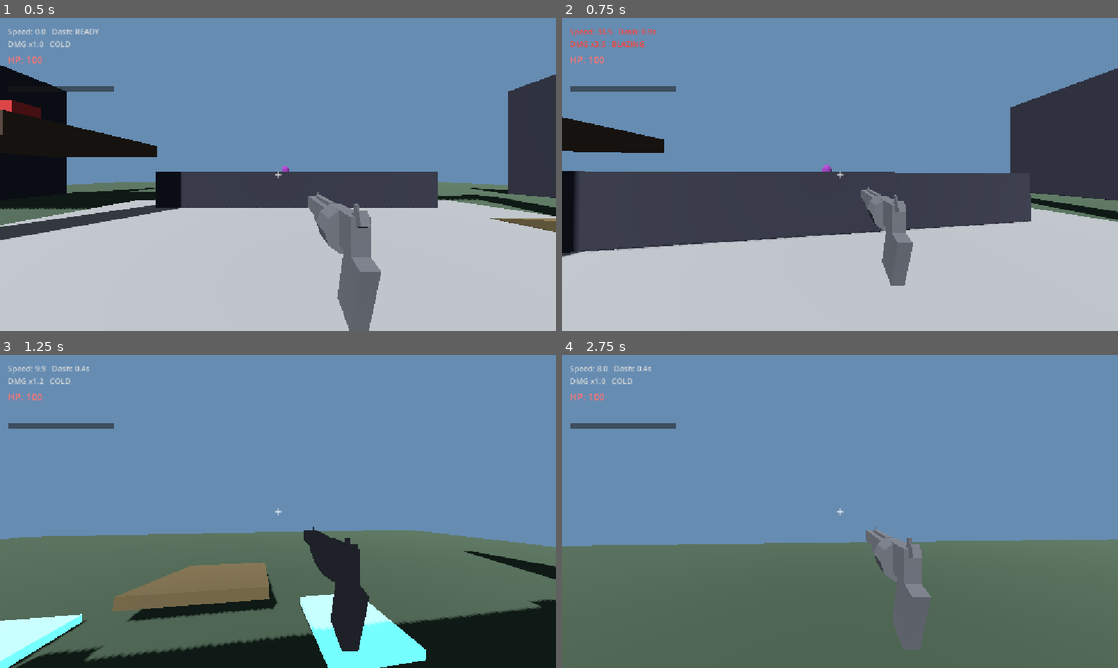
Above: before the commit, frames 1-4 (two rows, left to right).
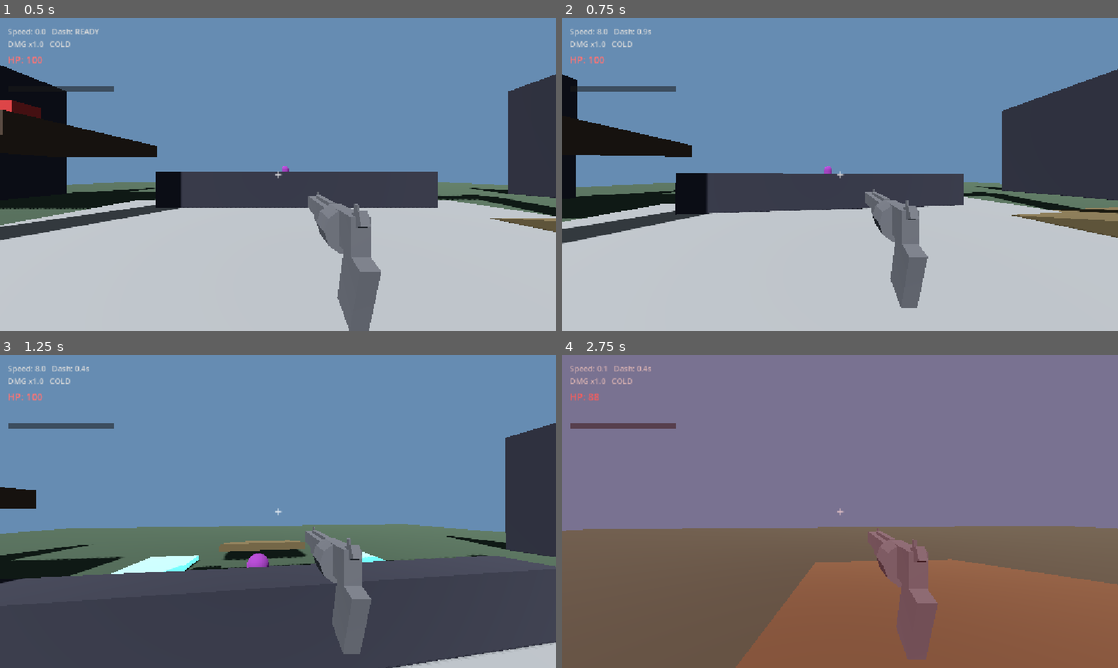
Above: after the commit, the same moments.

Repository: ahmedN535/ROTGUT
Game: Godot game, scene res://levels/test_arena.tscn
Two runs of this game, one before a commit and one after it. Both use one fixed random seed, a clock stepped at 60 frames per second and the inputs below.
Inputs (mouse positions are in pixels of both pictures, inside the frame that each line leads up to):
- Up to frame 1 (0.5 s): no input
- Up to frame 2 (0.75 s): move the mouse to (867, 174) at 0.52 s; hold W (move_forward) from 0.53 s (still down); tap Shift (dash) at 0.6 s
- Up to frame 3 (1.25 s): keep holding W (move_forward); tap Space (jump) at 0.77 s
- Up to frame 4 (2.75 s): keep holding W (move_forward); move the mouse to (812, 511) at 1.27 s; tap Ctrl (crouch) at 1.35 s; tap Space (jump) at 1.52 s; tap Shift (dash) at 1.55, 2.1 s; move the mouse to (851, 505) at 2.02 s

Frame 1 is identical in both runs. In frame 2, 15% of the frame differs, in the area x 0-100%, y 3-93%; in frame 3, 42%; in frame 4, 79%, in the area x 0-100%, y 0-100%.

Commit message:
reworked dash

Diff:
--- a/godot-project/ROTGUT/entities/player/player.gd
+++ b/godot-project/ROTGUT/entities/player/player.gd
@@ -15,9 +15,10 @@
 const MAX_JUMPS: int = 2
 
 # --- Dash ---
-const DASH_SPEED: float = 28.0
+const DASH_SPEED: float = 70
 const DASH_COOLDOWN: float = 1.0
-const DASH_DURATION: float = 0.25  # window where ground friction is off so the burst carries
+const DASH_DURATION: float = 0.2  # window where ground friction is off so the burst carries
+
 
 # --- Crouch / Slide ---
 const CROUCH_CAM_OFFSET: float = -0.35
@@ -111,6 +112,8 @@
 var _rank_pop_label: Label
 var _rank_pop_tween: Tween
 var _last_rank: int = 0
+var _dash_dir := Vector3.ZERO
+
 
 
 func _ready() -> void:
@@ -468,8 +471,7 @@
 func _do_dash(wish_dir: Vector3) -> void:
 	var dash_dir := wish_dir if wish_dir != Vector3.ZERO else -transform.basis.z
 	dash_dir = Vector3(dash_dir.x, 0.0, dash_dir.z).normalized()
-	velocity.x += dash_dir.x * DASH_SPEED
-	velocity.z += dash_dir.z * DASH_SPEED
+	_dash_dir = dash_dir # store direction for use in _process/_physics_process
 	_dash_cooldown = DASH_COOLDOWN
 	_dash_timer = DASH_DURATION
 	_fov_dash_bonus = FOV_DASH_BONUS
